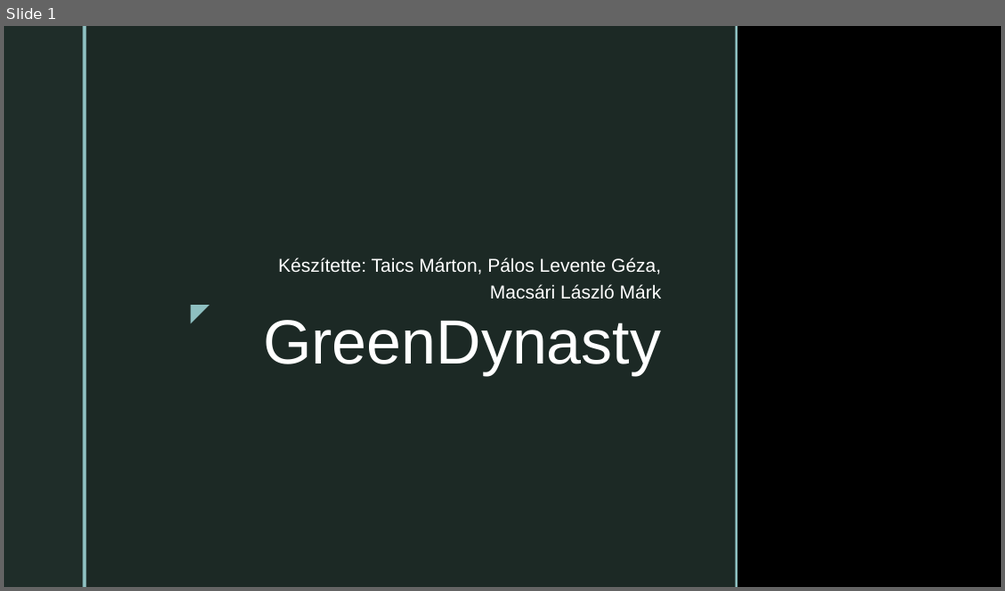
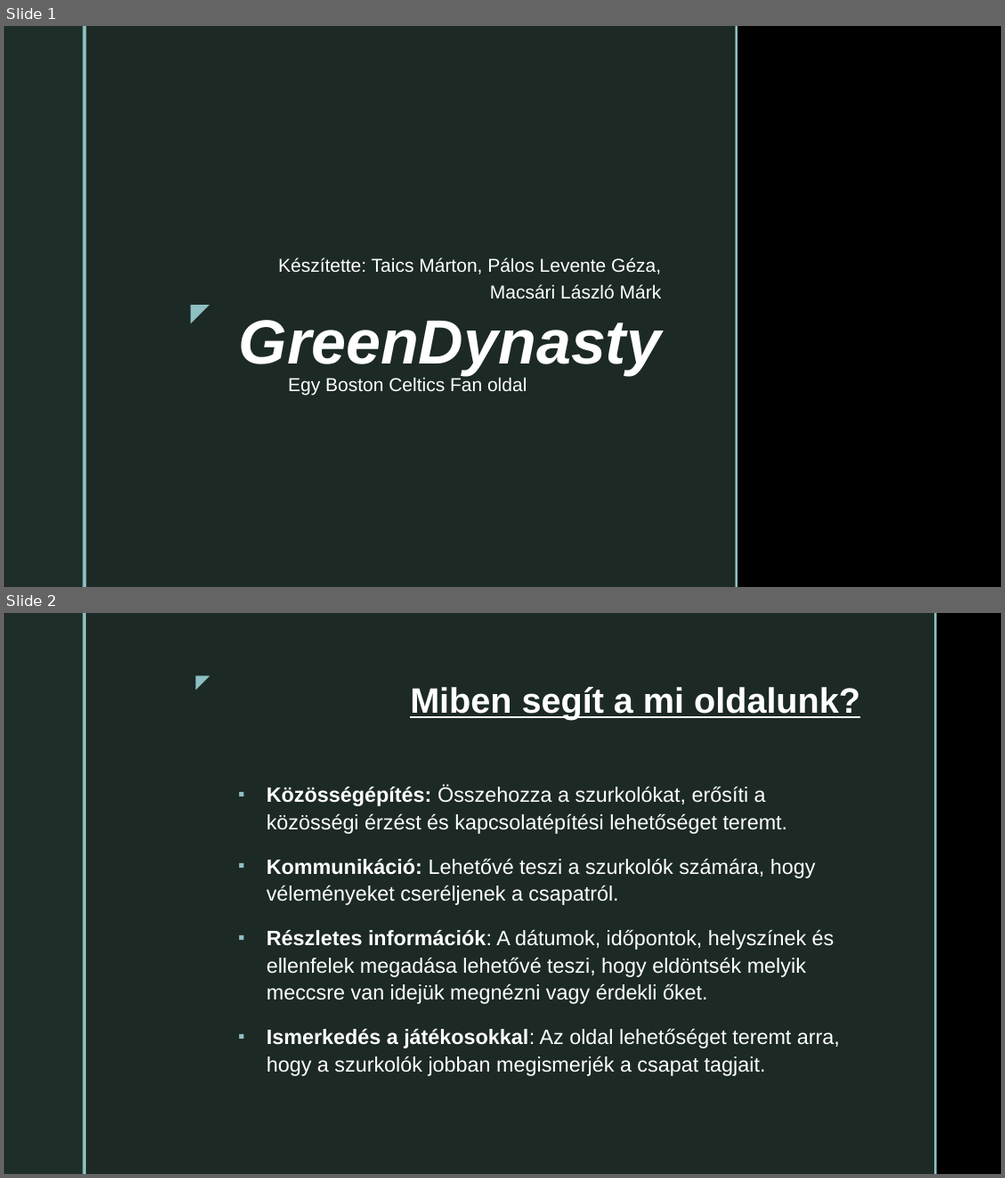
Before and after one commit to TaicsMrt/Vizsgafeladat, a slide deck: Vizsga.pptx. Shown one above the other, each under a label of ours: slide 1 before the commit, slides 1 and 2 after it. The pictures are 1005x591 and 1005x1178 pixels, drawn with LibreOffice and Linux fonts; fonts in the diff are those of the drawing; background and template pictures are left out. Boxes give left, top, right and bottom in pixels: in the first picture for what was removed or moved away, otherwise in the second. Text is boxed around its words. In the diff, an @@ line names an element or a change of style, - is before the commit and + after.

```diff
--- a/Vizsga.pptx
+++ b/Vizsga.pptx
@@ slide 2 added at bbox=[4, 613, 1001, 1174], background picture (left out); not listed: 2 template elements that a slide beside it also shows @@
@@ rectangle added at bbox=[86, 613, 934, 1174], fill #1F2D29 at 92% opacity @@
@@ rectangle added at bbox=[934, 613, 937, 1174], fill #8EC0C1 @@
@@ text added at bbox=[184, 666, 217, 695], 18 pt, text #8EC0C1 @@
+◤
@@ title added at bbox=[410, 687, 860, 720], 34 pt, text #FFFFFF, bold, underline @@
+Miben segít a mi oldalunk?
@@ text added at bbox=[267, 786, 840, 1076], 20 pt, text #FFFFFF @@
+▪ Közösségépítés: Összehozza a szurkolókat, erősíti a közösségi érzést és kapcsolatépítési lehetőséget teremt.
+▪ Kommunikáció: Lehetővé teszi a szurkolók számára, hogy véleményeket cseréljenek a csapatról.
+▪ Részletes információk: A dátumok, időpontok, helyszínek és ellenfelek megadása lehetővé teszi, hogy eldöntsék melyik meccsre van idejük megnézni vagy érdekli őket.
+▪ Ismerkedés a játékosokkal: Az oldal lehetőséget teremt arra, hogy a szurkolók jobban megismerjék a csapat tagjait.
@@ slide 1 changed as well @@
@@ title "GreenDynasty" at bbox=[239, 320, 661, 375]: bold on, italic on @@
@@ text added at bbox=[288, 376, 526, 394], 18 pt, text #FFFFFF @@
+Egy Boston Celtics Fan oldal
```
Also in this commit, not shown: 2 other slides changed, 3 other slides added, 4 slides removed.
